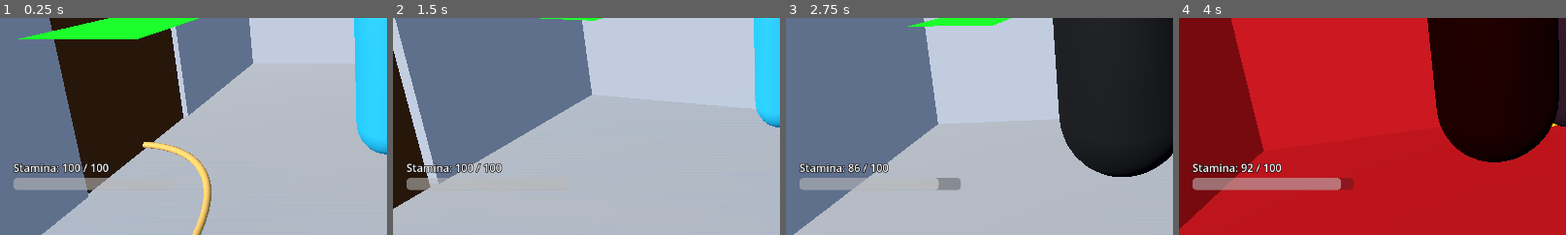
Above: before the commit, frames 1-4 (left to right).
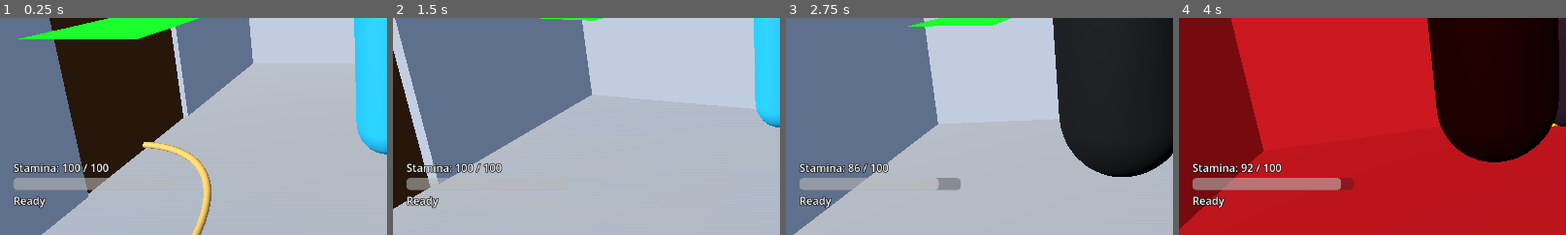
Above: after the commit, the same moments.

Repository: evanqjones/Comp440Project3
Game: Godot game, scene res://scenes/school_blockout_preview.tscn
The game is run twice, just before and just after one commit, with the same random seed, the same clock (stepped at 60 frames per second) and the same inputs.
Inputs (mouse positions are % of the whole screen's width and height, from its top left):
- Up to frame 1 (0.25 s): no input
- Up to frame 2 (1.5 s): tap Enter at 0.5 s; move the mouse to (55, 50) at 0.52 s; hold W from 0.53 s (still down); tap E at 0.6 s; move the mouse to (45, 50) at 1.27 s; tap Ctrl at 1.35 s
- Up to frame 3 (2.75 s): keep holding W; move the mouse to (52, 48) at 2.02 s; hold Shift from 2.03 s (still down)
- Up to frame 4 (4 s): keep holding W; move the mouse to (49, 52) at 2.77 s; release Shift at 2.78 s; tap Z at 2.85 s; move the mouse to (57, 51) at 3.52 s; tap M at 3.6 s
The pictures show only the part of the screen within x 0-50%, y 50-100%; the shares and areas given below are measured in that part.

The runs differ from the first frame. In frame 1, 0.3% of the frame differs, in the area x 3-12%, y 82-88%; in frame 2, 0.3%; in frame 3, 0.3%; in frame 4, 0.3%, in the area x 3-13%, y 82-88%.
Error in both runs: Invalid assignment of property or key 'visible' with value of type 'bool' on a base object of type 'Nil'. (res://scenes/school_blockout_preview.gd:141)

Commit message:
Add exhaustion and recovery feedback

Diff:
--- a/scenes/player_stamina_hud.gd
+++ b/scenes/player_stamina_hud.gd
@@ -3,9 +3,12 @@
 # Presentation only: receives Player state without polling gameplay internals.
 @onready var value_label: Label = $Stamina/Value
 @onready var stamina_bar: ProgressBar = $Stamina/Bar
+@onready var status_label: Label = $Stamina/Status
 
 
-func update_stamina(current: float, capacity: float, _exhausted: bool) -> void:
+func update_stamina(current: float, capacity: float, exhausted: bool) -> void:
 	stamina_bar.max_value = capacity
 	stamina_bar.value = current
 	value_label.text = "Stamina: %.0f / %.0f" % [current, capacity]
+	status_label.text = "Exhausted - recovering" if exhausted else "Ready"
+	status_label.modulate = Color(1.0, 0.65, 0.35) if exhausted else Color.WHITE
